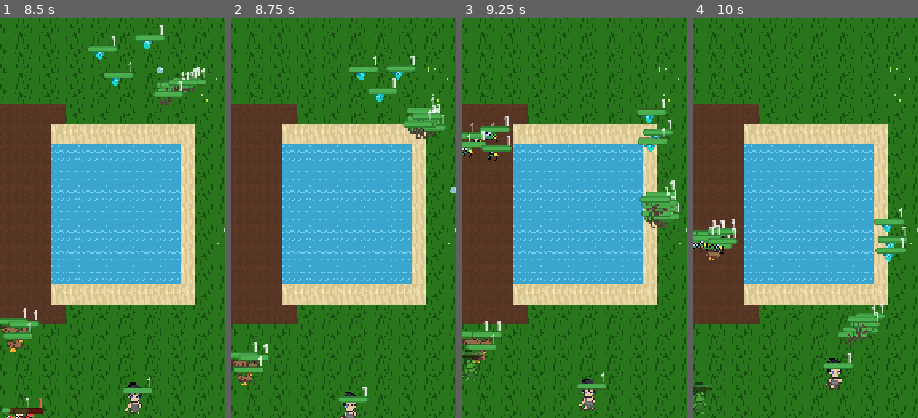
Above: before the commit, frames 1-4 (left to right).
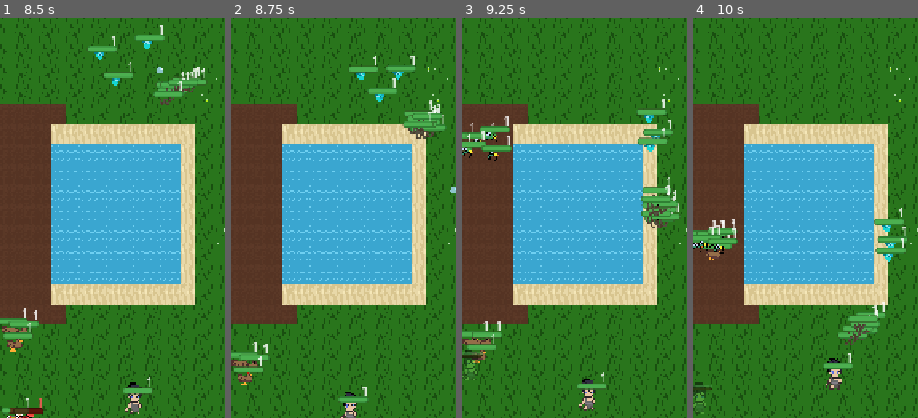
Above: after the commit, the same moments.

Repository: Generadevde/farmarena
Game: Godot game, scene res://ci/battle_test.tscn
The game is run twice, just before and just after one commit, with the same random seed, the same clock (stepped at 60 frames per second) and the same inputs. This scene is started directly instead of the project's main scene. The engine's default icon, where the game draws it, is replaced by a stand-in: a white triangle on a blue panel in a dark square.
Inputs (mouse positions are % of the whole screen's width and height, from its top left):
- Up to frame 1 (8.5 s): tap Enter at 0.5 s; move the mouse to (45, 70) at 0.52 s; click (45, 70) at 0.67 s; tap Space at 1.25 s; drag from (80, 65) to (48, 88) at 1.27 s; click "Chicken" at 2 s; move the mouse to (20, 35) at 2.77 s; click (20, 35) at 2.92 s; click "Chicken" at 3.5 s; drag from (55, 50) to (50, 80) at 4.27 s; move the mouse to (35, 25) at 5.02 s; click (35, 25) at 5.17 s; click "Chicken" at 5.75 s; drag from (72, 45) to (50, 17) at 6.52 s; move the mouse to (30, 55) at 7.27 s; click (30, 55) at 7.42 s; click "EstilingueBoy" at 8 s
- Up to frame 2 (8.75 s): no input
- Up to frame 3 (9.25 s): drag from (60, 28) to (46, 66) at 8.77 s
- Up to frame 4 (10 s): move the mouse to (45, 70) at 9.52 s; click (45, 70) at 9.67 s
The pictures show only the part of the screen within x 44-94%, y 22-72%; the shares and areas given below are measured in that part.

Frame 1 is identical in both runs. In frame 2, 0.2% of the frame differs, in the area x 76-95%, y 19-29%; in frame 3, 0.6%, in the area x 78-97%, y 39-52%; in frame 4, 0.3%.

Commit message:
2.0 etapa 1: aérea não fica presa atrás do tanque; tornado/empurrão viram deslizamento suave que concentra no centro; roteiro 2.0
Co-Authored-By: Claude Opus 5.5 <noreply@anthropic.com>
Claude-Session: https://claude.ai/code/session_01F2c9wwKpd4XWAaAeM55Dzi

Diff:
--- a/Scripts/unit_base.gd
+++ b/Scripts/unit_base.gd
@@ -182,6 +182,8 @@
 	_process_poison(delta)
 	_update_status_modulate()
 
+	_process_forced_move(delta)
+
 	# a recarga do ataque conta SEMPRE (antes só contava enquanto estava no
 	# alcance -- se o alvo se mexia um pouco, a recarga congelava e o golpe
 	# seguinte demorava muito ou nem saía)
@@ -564,7 +566,12 @@
 	# "quem está mais perto do MEU alvo" não fazia sentido nenhum (o aliado
 	# podia nem estar indo na direção desse alvo). A base é um ponto em
 	# comum de verdade, pra qualquer unidade do time, resolvendo isso
+	# unidade AÉREA voa por cima de todo mundo -- nunca segura o passo atrás
+	# de ninguém (antes ficava presa atrás do tanque terrestre)
+	if stats.unit_type == UnitData.UnitType.AIR:
+		return
 	var my_dist_to_base = global_position.distance_to(enemy_base.global_position)
+	var to_base = (enemy_base.global_position - global_position).normalized()
 
 	for body in get_tree().get_nodes_in_group("damageable"):
 		if body == self or !("team" in body) or body.team != team:
@@ -575,6 +582,12 @@
 		# unidade presa pra sempre, já que a trava só solta quando o
 		# "líder" anda mais rápido de novo, o que nunca acontece com construção
 		if body.stats.unit_type == UnitData.UnitType.BUILDING:
+			continue
+		# só segura atrás de quem anda no CHÃO como ela, e que esteja
+		# realmente NA FRENTE (no caminho até a base), não do lado
+		if body.stats.unit_type == UnitData.UnitType.AIR:
+			continue
+		if to_base.dot((body.global_position - global_position).normalized()) < 0.6:
 			continue
 		if body.stats.push_weight <= stats.push_weight:
 			continue
@@ -1278,18 +1291,47 @@
 	_confused_until = max(_confused_until, GameManager.game_time + duration)
 
 
+# EMPURRÃO e PUXÃO são deslizamentos suaves (somam num vetor que a unidade
+# vai percorrendo em poucos frames) -- antes eram teletransporte na hora:
+# o tornado jogava a unidade de um lado pro outro do centro a cada pulso,
+# em vez de concentrar todo mundo no meio
+var _forced_move: Vector2 = Vector2.ZERO
+const FORCED_MOVE_RATE = 10.0  # fração por segundo (rápido mas visível)
+
+
+func _mass_factor() -> float:
+	# pesado escorrega menos (raiz do peso -- vaca 3.8 anda ~half da galinha)
+	return 1.0 / sqrt(max(stats.push_weight, 1.0))
+
+
 func apply_knockback(from_position: Vector2, distance: float):
-	if stats.immune_to_knockback:
+	if stats.immune_to_knockback or stats.unit_type == UnitData.UnitType.BUILDING:
 		return
 	var dir = (global_position - from_position).normalized()
-	global_position += dir * distance
+	_forced_move += dir * distance * _mass_factor()
 
 
 func apply_pull(from_position: Vector2, distance: float):
-	if stats.immune_to_pull:
-		return
-	var dir = (from_position - global_position).normalized()
-	global_position += dir * distance
+	if stats.immune_to_pull or stats.unit_type == UnitData.UnitType.BUILDING:
+		return
+	var to_center = from_position - global_position
+	var d = to_center.length()
+	if d < 4.0:
+		return
+	# nunca passa do centro: puxa no máximo 85% do que falta
+	var amount = min(distance * _mass_factor(), d * 0.85)
+	# substitui (não soma) o puxão anterior -- vários pulsos seguidos não
+	# acumulam um "estilingue" que atravessa o centro
+	_forced_move = to_center.normalized() * amount
+
+
+func _process_forced_move(delta):
+	if _forced_move.length() < 0.2:
+		_forced_move = Vector2.ZERO
+		return
+	var step = _forced_move * min(1.0, delta * FORCED_MOVE_RATE)
+	global_position += step
+	_forced_move -= step
 
 
 func apply_poison(damage_per_tick: float, tick_interval: float, duration: float):
--- a/ci/battle_test.gd
+++ b/ci/battle_test.gd
@@ -46,6 +46,10 @@
 		await _freeze_test()
 		get_tree().quit()
 		return
+	if mode == "tornado":
+		await _tornado_and_air_test()
+		get_tree().quit()
+		return
 	if mode == "corpo":
 		await _melee_test()
 		get_tree().quit()
@@ -113,6 +117,74 @@
 		sheet.blend_rect(img, Rect2i(0, 0, 128, 128), Vector2i((i % 6) * 136 + 4, (i / 6) * 136 + 4))
 	sheet.save_png("user://arte_gerada.png")
 	print("TESTE arte salva em ", ProjectSettings.globalize_path("user://arte_gerada.png"))
+
+
+func _find_card(fn: Callable) -> CardData:
+	for c in CardDatabase.all_cards:
+		if c != null and !c.is_spell() and fn.call(c):
+			return c
+	return null
+
+
+func _tornado_and_air_test():
+	await get_tree().process_frame
+	await get_tree().process_frame
+	battle.get_node("Timer").stop()
+	battle.set_process(false)
+	var pb = get_tree().get_first_node_in_group("player_base")
+	var eb = get_tree().get_first_node_in_group("enemy_base")
+	# --- aérea atrás de tanque
+	var tank = _find_card(func(c): return DeckBuilder.get_unit_stats(c).push_weight >= 3.0 and DeckBuilder.get_unit_stats(c).unit_type == UnitData.UnitType.GROUND)
+	var air = _find_card(func(c): return DeckBuilder.get_unit_stats(c).unit_type == UnitData.UnitType.AIR)
+	if tank != null and air != null:
+		var start = pb.global_position.lerp(eb.global_position, 0.25)
+		battle.spawn_unit(tank.unit_scene, GameManager.Team.PLAYER, start, tank)
+		await get_tree().process_frame
+		var t_unit = get_tree().get_nodes_in_group("units")[-1]
+		battle.spawn_unit(air.unit_scene, GameManager.Team.PLAYER, start, air)
+		await get_tree().process_frame
+		var a_unit = get_tree().get_nodes_in_group("units")[-1]
+		a_unit.global_position = start + (pb.global_position - eb.global_position).normalized() * 30.0
+		t_unit.global_position = start
+		await get_tree().create_timer(6.0).timeout
+		var a_d = a_unit.global_position.distance_to(eb.global_position)
+		var t_d = t_unit.global_position.distance_to(eb.global_position)
+		print("RESULTADO aérea x tanque: ", air.card_name, " atrás de ", tank.card_name, " -> aérea passou na frente? ", a_d < t_d, " (aérea ", int(a_d), "px da base, tanque ", int(t_d), "px)")
+		for u in get_tree().get_nodes_in_group("units"):
+			u.queue_free()
+		await get_tree().process_frame
+	# --- tornado
+	var chick = _find_card(func(c): return c.card_name == "Chicken")
+	var center = pb.global_position.lerp(eb.global_position, 0.5)
+	for i in 6:
+		battle.spawn_unit(chick.unit_scene, GameManager.Team.ENEMY, center, chick)
+		await get_tree().process_frame
+	var victims: Array = []
+	for u in get_tree().get_nodes_in_group("units"):
+		u.apply_incapacitate(30.0)  # paradas, só o tornado mexe
+		u.global_position = center + Vector2.RIGHT.rotated(victims.size() * TAU / 6.0) * 90.0
+		victims.append(u)
+	var sp = SpellData.new()
+	sp.radius = 110.0
+	sp.duration = 4.0
+	sp.tick_interval = 0.25
+	sp.status_effect = UnitData.OnHitEffect.PULL
+	sp.knockback_distance = 22.0
+	sp.affects_enemies = true
+	battle.cast_spell(sp, center, GameManager.Team.PLAYER)
+	var samples: Array = []
+	var max_jump = 0.0
+	var last: Array = victims.map(func(v): return v.global_position)
+	for k in 16:
+		await get_tree().create_timer(0.25).timeout
+		var avg = 0.0
+		for i in victims.size():
+			var v = victims[i]
+			avg += v.global_position.distance_to(center)
+			max_jump = max(max_jump, v.global_position.distance_to(last[i]))
+			last[i] = v.global_position
+		samples.append(int(avg / victims.size()))
+	print("RESULTADO tornado: distância média do centro ao longo do tempo ", samples, " | maior salto em 0,25s=", int(max_jump), "px")
 
 
 func _freeze_test():
Not shown, added: ROADMAP_2.0.md
